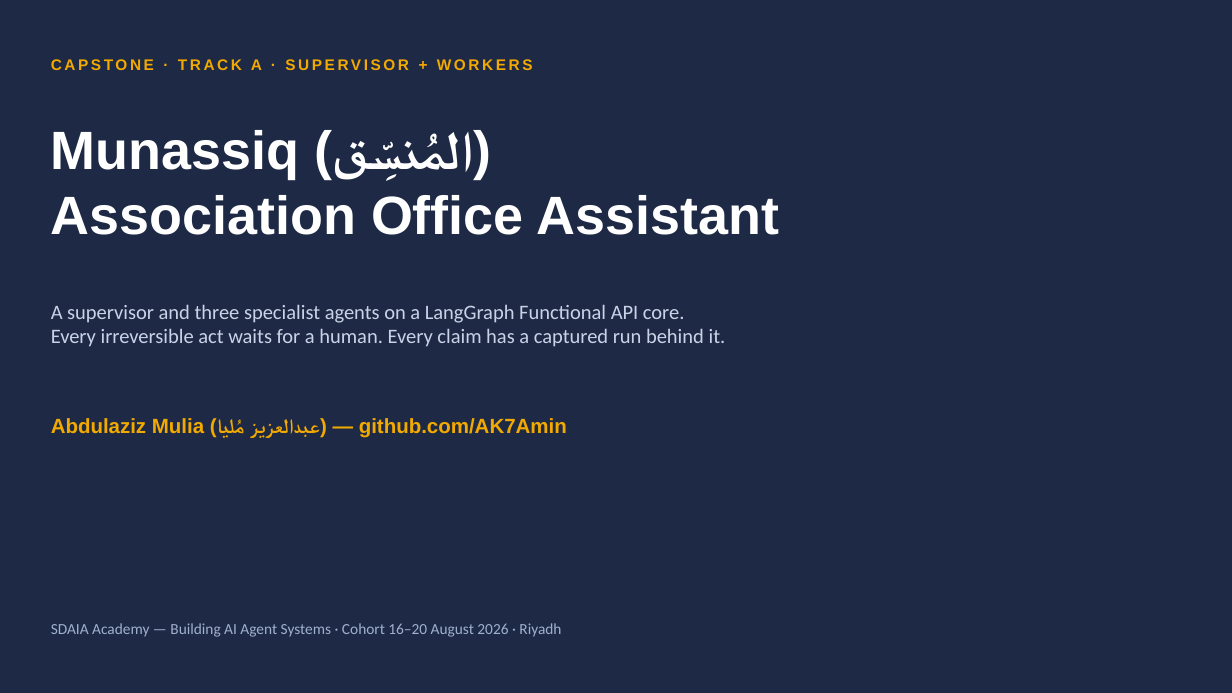
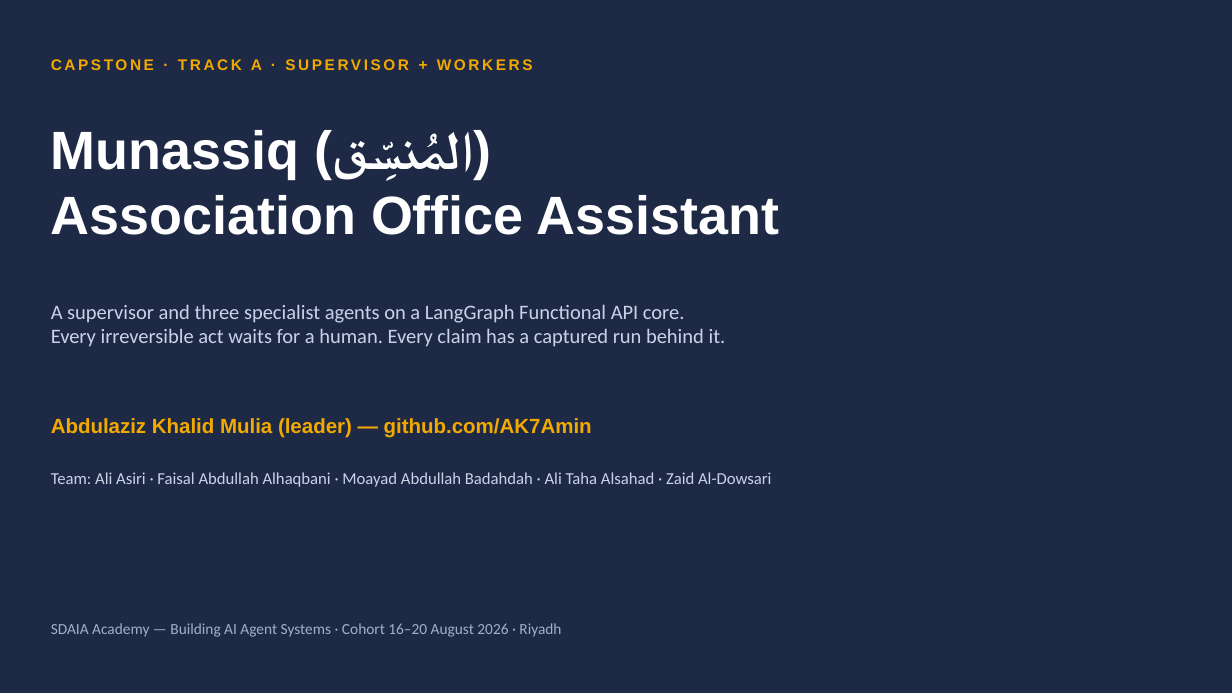
Before and after one commit to AK7Amin/Capstone-SDAIA-Building-AI-Agents-Systems, a slide deck: slide 1 of presentation/munassiq-capstone.pptx. Drawn at 1232x693 pixels with LibreOffice and Linux fonts; fonts in the diff are those of the drawing. Boxes give left, top, right and bottom in pixels: in the first picture for what was removed or moved away, otherwise in the second. Text is boxed around its words. In the diff, an @@ line names an element or a change of style, - is before the commit and + after.

```diff
--- a/presentation/munassiq-capstone.pptx
+++ b/presentation/munassiq-capstone.pptx
@@ text at [51,418,592,438]: text changed @@
-Abdulaziz Mulia (عبدالعزيز مُليا) — github.com/AK7Amin
+Abdulaziz Khalid Mulia (leader) — github.com/AK7Amin
@@ text added at [51,472,771,487], 13 pt, text #C9D3E8 @@
+Team: Ali Asiri · Faisal Abdullah Alhaqbani · Moayad Abdullah Badahdah · Ali Taha Alsahad · Zaid Al-Dowsari
```
Also in this commit, not shown: 1 other slide changed, 2 other files.
